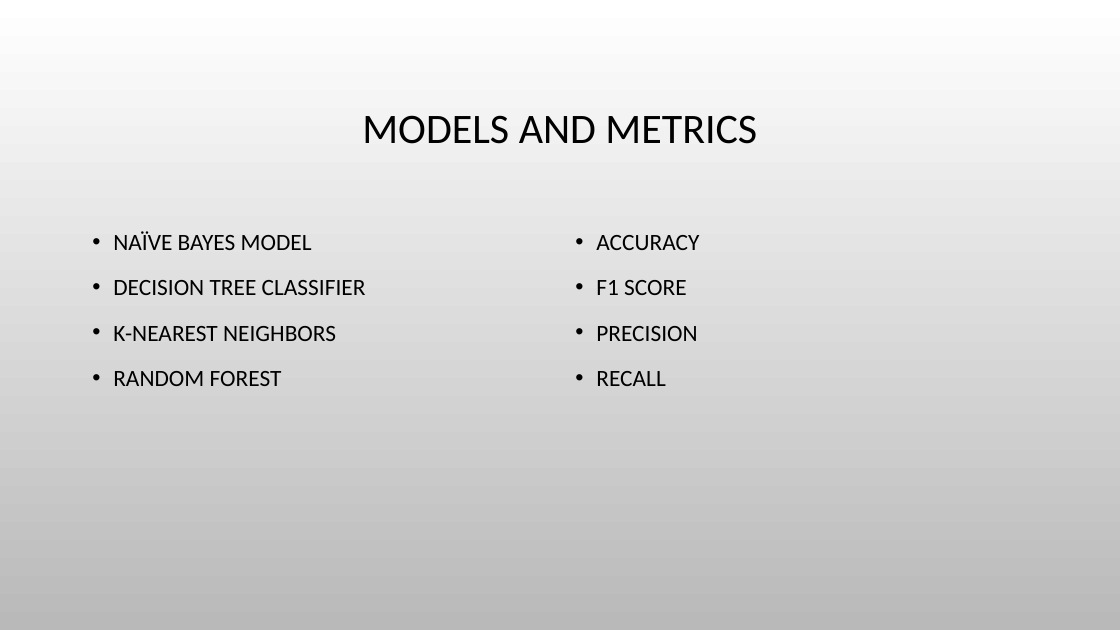
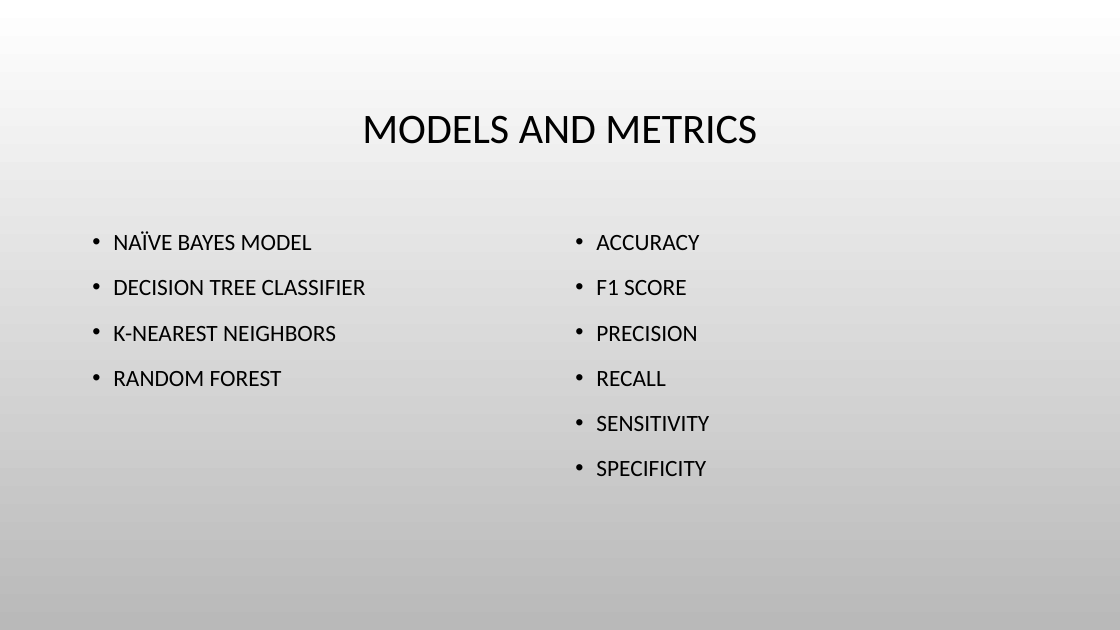
Before and after one commit to hjyoon16/Fake_Job_Post_Classification, a slide deck: slide 11 of 502projectPresentation.pptx (slide 9 before the commit). Drawn at 1120x630 pixels with LibreOffice and Linux fonts; fonts in the diff are those of the drawing; background and template pictures are left out. Boxes give left, top, right and bottom in pixels: in the first picture for what was removed or moved away, otherwise in the second. Text is boxed around its words. In the diff, an @@ line names an element or a change of style, - is before the commit and + after.

```diff
--- a/502projectPresentation.pptx
+++ b/502projectPresentation.pptx
@@ text at [596,416,709,476]: paragraphs added @@
+• SENSITIVITY
+• SPECIFICITY
```
Also in this commit, not shown: 1 other slide changed, 5 slides added.
